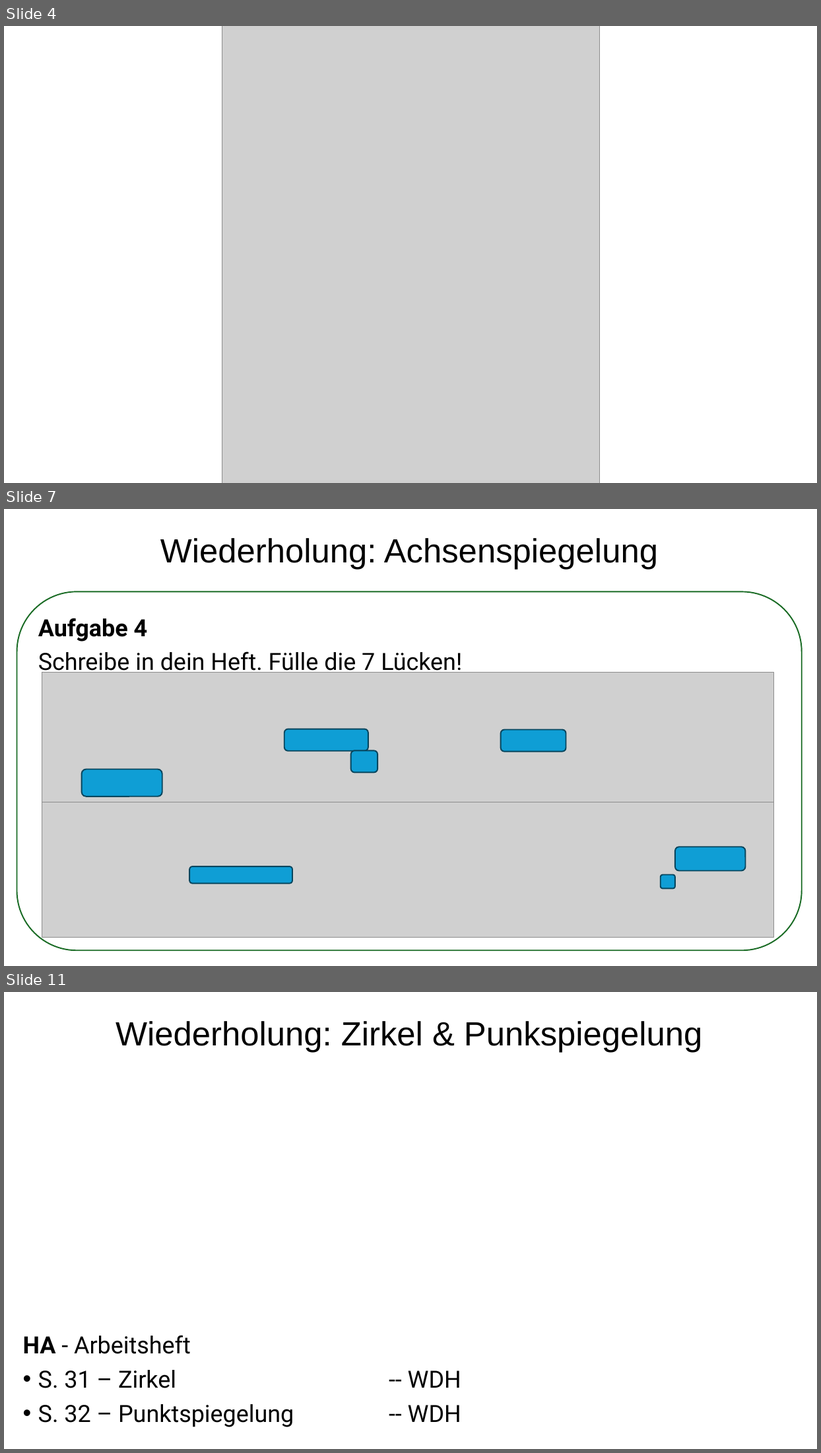
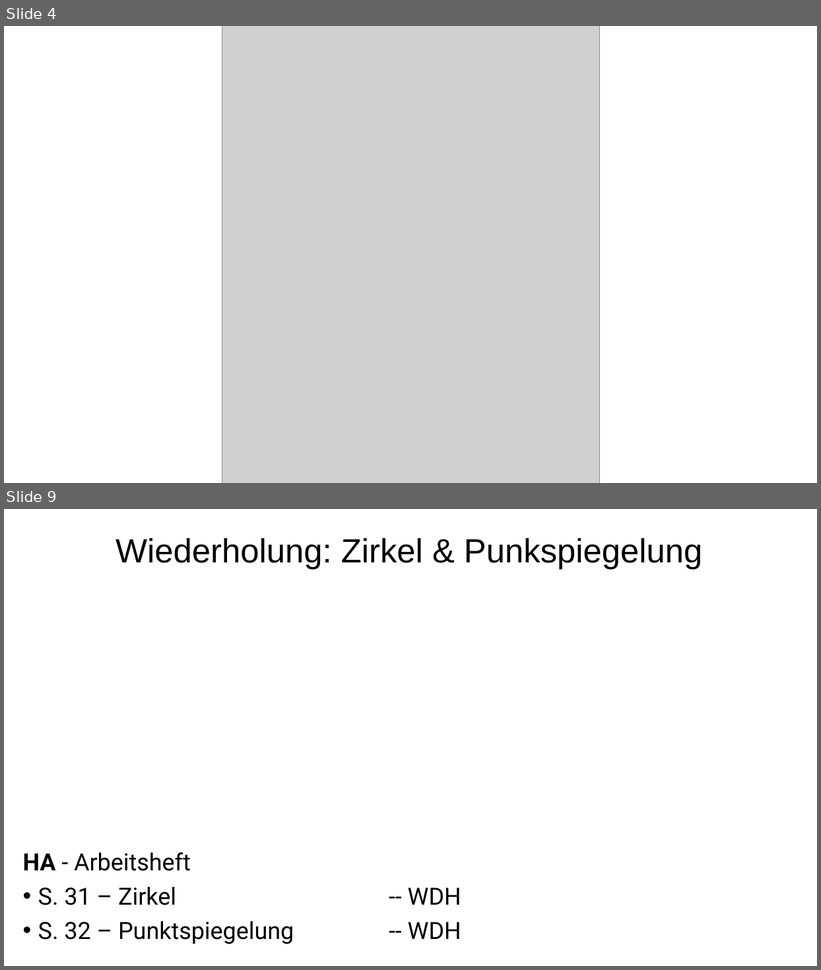
Before and after one commit to arvicodes/JohnnyMonkey, a slide deck: J-M-Reihen/Mathe/Klasse 7/Kap.3 - Geometrische Abbildungen/#_Reihenplan.pptx. Shown one above the other, each under a label of ours: slides 4, 7 and 11 before the commit, slides 4 and 9 after it; the slides between them are not shown. The pictures are 821x1453 and 821x970 pixels, drawn with LibreOffice and Linux fonts; fonts in the diff are those of the drawing; grey boxes stand for pictures. Boxes give left, top, right and bottom in pixels: in the first picture for what was removed or moved away, otherwise in the second. Text is boxed around its words. In the diff, an @@ line names an element or a change of style, - is before the commit and + after.

```diff
--- a/J-M-Reihen/Mathe/Klasse 7/Kap.3 - Geometrische Abbildungen/#_Reihenplan.pptx
+++ b/J-M-Reihen/Mathe/Klasse 7/Kap.3 - Geometrische Abbildungen/#_Reihenplan.pptx
@@ slide 7 removed at <box>4,509,817,966</box>, background #FFFFFF @@
@@ text removed at <box>160,538,658,570</box> @@
-Wiederholung: Achsenspiegelung
@@ rounded rectangle removed at <box>17,592,802,951</box> @@
@@ text removed at <box>38,618,462,676</box> @@
-Aufgabe 4
-Schreibe in dein Heft. Fülle die 7 Lücken!
@@ picture removed at <box>42,672,774,807</box> @@
@@ rounded rectangle removed at <box>284,729,369,751</box> @@
@@ rounded rectangle removed at <box>501,730,566,752</box> @@
@@ rounded rectangle removed at <box>351,751,378,772</box> @@
@@ rounded rectangle removed at <box>81,770,162,797</box> @@
@@ picture removed at <box>42,803,774,938</box> @@
@@ rounded rectangle removed at <box>676,847,746,871</box> @@
@@ rounded rectangle removed at <box>189,867,292,884</box> @@
@@ rounded rectangle removed at <box>661,875,676,889</box> @@
@@ what was slide 11 is now slide 9 @@
```
Also in this commit, not shown: 4 slides changed, 1 other slide removed, 22 other files.
